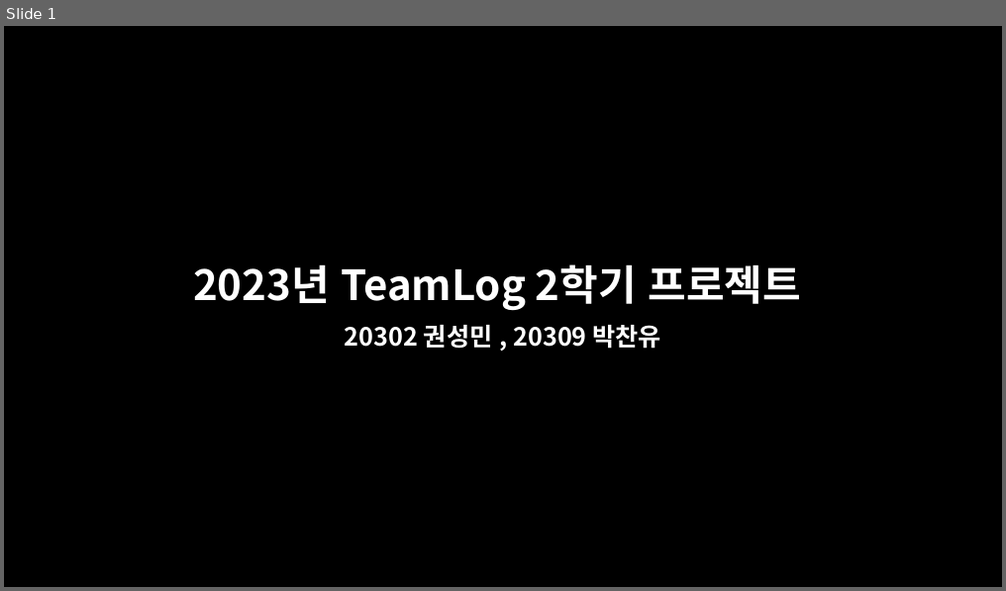
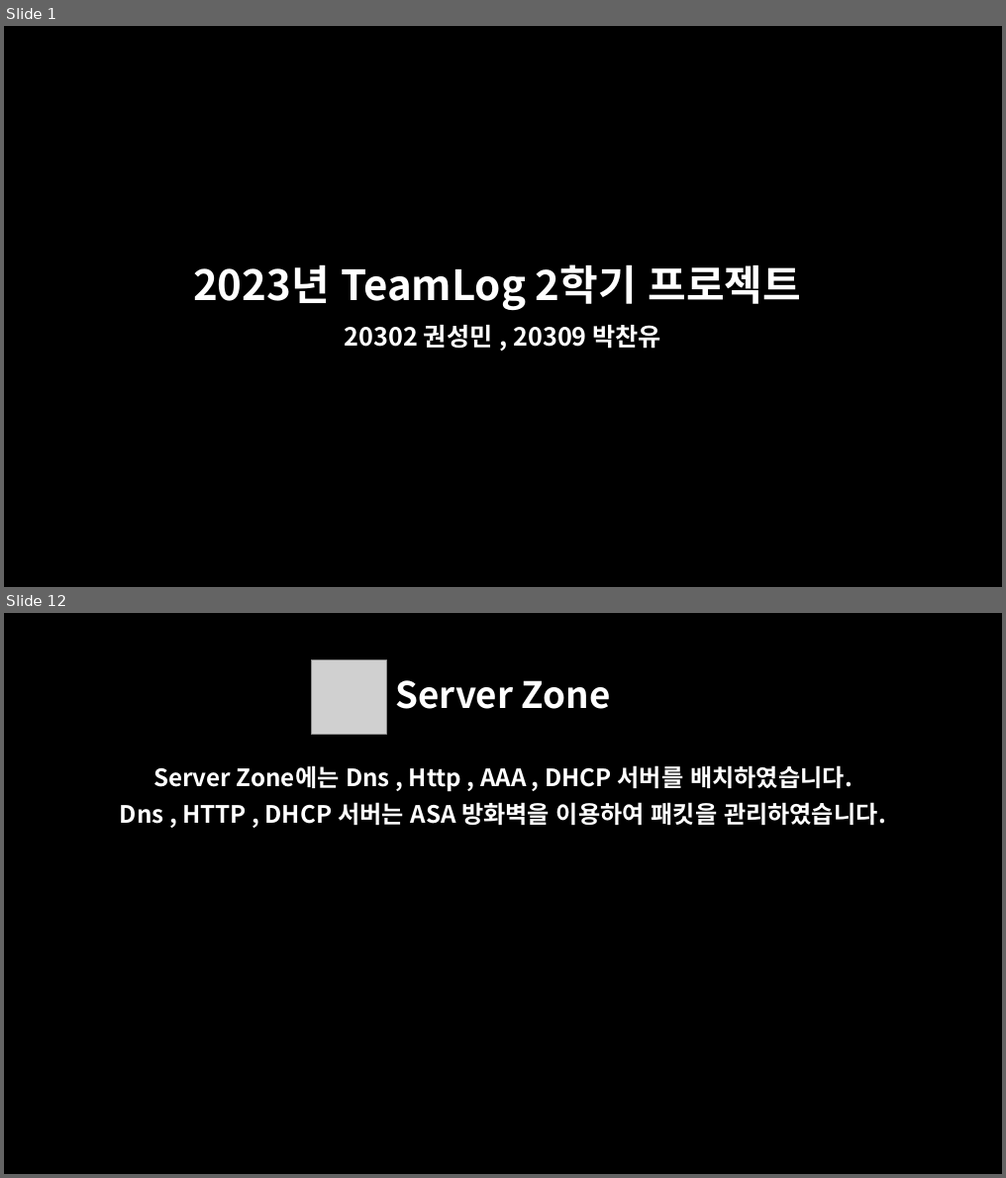
Before and after one commit to oceanwater1234/Network-Hacking, a slide deck: 2023년 TeamLog 2학기 프로젝트.pptx. Shown one above the other, each under a label of ours: slide 1 before the commit, slides 1 and 12 after it; the slides between them are not shown. The pictures are 1006x591 and 1006x1178 pixels, drawn with LibreOffice and Linux fonts; fonts in the diff are those of the drawing; grey boxes stand for pictures. Boxes give left, top, right and bottom in pixels: in the first picture for what was removed or moved away, otherwise in the second. Text is boxed around its words. In the diff, an @@ line names an element or a change of style, - is before the commit and + after.

```diff
--- a/2023년 TeamLog 2학기 프로젝트.pptx
+++ b/2023년 TeamLog 2학기 프로젝트.pptx
@@ slide 12 added at (4,613,1002,1174), background #000000 @@
@@ picture added at (312,660,386,735) @@
@@ title added at (395,680,611,709), 35 pt, text #FFFFFF, bold @@
+Server Zone
@@ text added at (120,765,886,826), 23 pt, text #FFFFFF, bold @@
+Server Zone에는 Dns , Http , AAA , DHCP 서버를 배치하였습니다.
+Dns , HTTP , DHCP 서버는 ASA 방화벽을 이용하여 패킷을 관리하였습니다.
```
Also in this commit, not shown: 2 slides changed, 12 other slides added, 2 other files.
